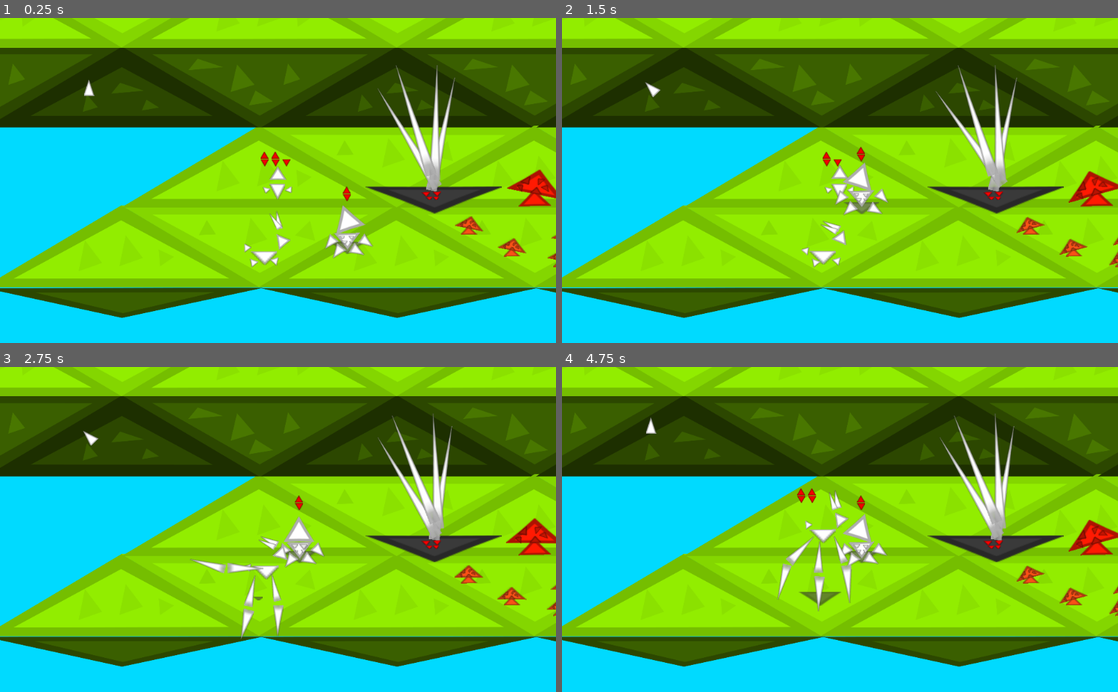
Above: before the commit, frames 1-4 (two rows, left to right).
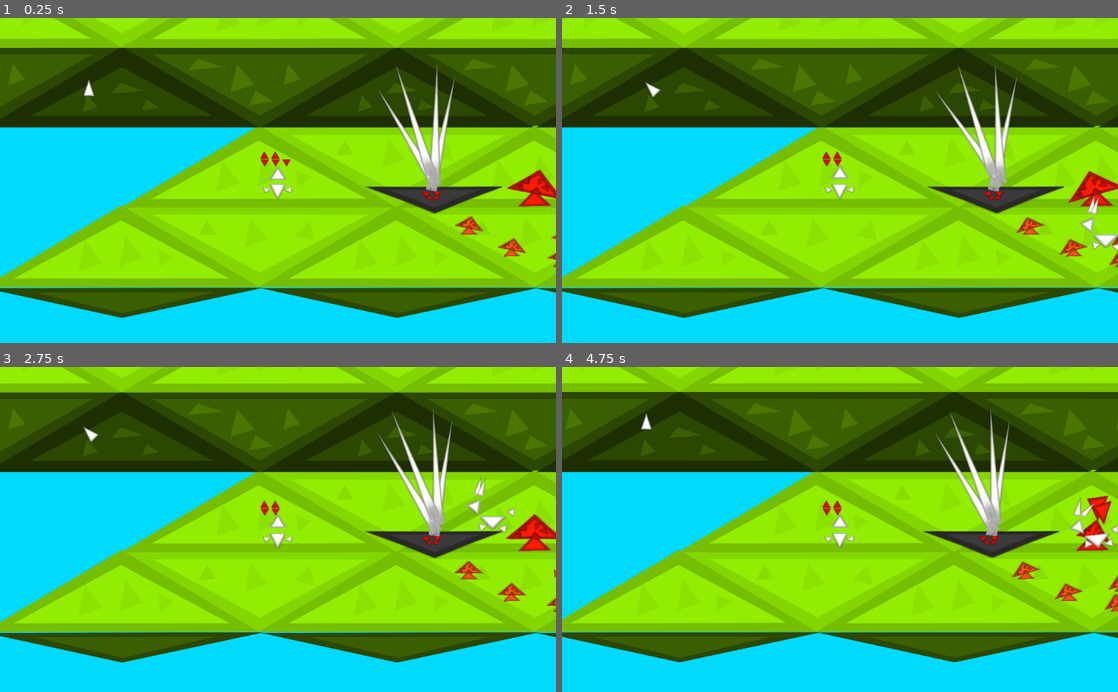
Above: after the commit, the same moments.

Repository: Mequam/Sound_Mess
Game: Godot game, scene res://scenes/main/test_2d_space.tscn
Same seed, same stepped clock (60 frames per second), same inputs: the game is played once before the commit and once after it.
Inputs (mouse positions are in pixels of both pictures, inside the frame that each line leads up to):
- Up to frame 1 (0.25 s): no input
- Up to frame 2 (1.5 s): move the mouse to (962, 164) at 0.52 s; tap 1 (NOTE_0) at 0.6 s; tap Space at 0.77 s; move the mouse to (728, 196) at 1.27 s; tap 2 (NOTE_1) at 1.35 s
- Up to frame 3 (2.75 s): tap Space at 1.52 s; move the mouse to (333, 458) at 2.02 s; tap 3 (NOTE_2) at 2.1 s
- Up to frame 4 (4.75 s): move the mouse to (812, 594) at 2.77 s; tap 5 (NOTE_4) at 2.85 s; tap Space at 3.02, 3.77, 4.52 s; move the mouse to (1006, 578) at 3.52 s; tap 6 (NOTE_5) at 3.6 s; move the mouse to (673, 480) at 4.27 s; tap 7 (NOTE_6) at 4.35 s

The runs differ from the first frame. In frame 1, 1.0% of the frame differs, in the area x 43-68%, y 51-77%; in frame 2, 1.4%; in frame 3, 16%; in frame 4, 17%, in the area x 0-100%, y 0-93%.

Commit message:
fixed a bug with the trapper where it would crash when freeing an invalid node and  updated the player to not call legacy code on spiders in addition to adding a damage option to the trapper

Diff:
--- a/scenes/main/test_2d_space.tscn
+++ b/scenes/main/test_2d_space.tscn
@@ -61,7 +61,7 @@
 position = Vector2( -270.225, -689.539 )
 
 [node name="Tarantula3" parent="." instance=ExtResource( 7 )]
-position = Vector2( 387.839, 339.633 )
+position = Vector2( 827.356, 260.298 )
 
 [node name="Area2D" parent="." instance=ExtResource( 1 )]
 modulate = Color( 1, 0.105882, 0.0117647, 1 )
@@ -94,4 +94,4 @@
 position = Vector2( 1974.68, 120.971 )
 
 [node name="Blipper" parent="." instance=ExtResource( 8 )]
-position = Vector2( 226.424, 361.97 )
+position = Vector2( 854.758, 208.06 )
--- a/scripts/Traper_Entity.gd
+++ b/scripts/Traper_Entity.gd
@@ -4,6 +4,10 @@
 var inside = null
 var backwords = false
 var mode = "idle"
+
+#how much damage we do each hit
+var dmg = 1
+
 # Called when the node enters the scene tree for the first time.
 func _ready():
 	add_to_group("enemies")
@@ -22,8 +26,8 @@
 			backwords = false
 			mode="idle"
 		#tell whatever we jist hit they got owned
-		if (inside and inside.has_method("on_col")):
-			inside.on_col(self)
+		if (is_instance_valid(inside) and inside.has_method("on_col")):
+			inside.on_col(self,dmg)
 func run(player_pos,beat):
 	match inner_beat:
 		0:
--- a/scripts/player.gd
+++ b/scripts/player.gd
@@ -236,16 +236,6 @@
 			get_node("Player_Sprite").scale.y *= -1
 		"full_scale" :
 			get_node("NotePlayer").mode += 1
-		"song of the spiders right":
-			for node in get_tree().get_nodes_in_group("spiders"):
-				if (node.position.x > position.x and node.position.distance_to(position) <= 800):
-					if (node.just_attacked):
-						node.mode = "die"
-		"song of the spiders left":
-			for node in get_tree().get_nodes_in_group("spiders"):
-				if (node.position.x < position.x and node.position.distance_to(position) <= 800):
-					if (node.just_attacked):
-						node.mode = "die"
 func take_damage(amount):
 	$health_bar.hp -= amount
 	if $health_bar.hp == 0:
